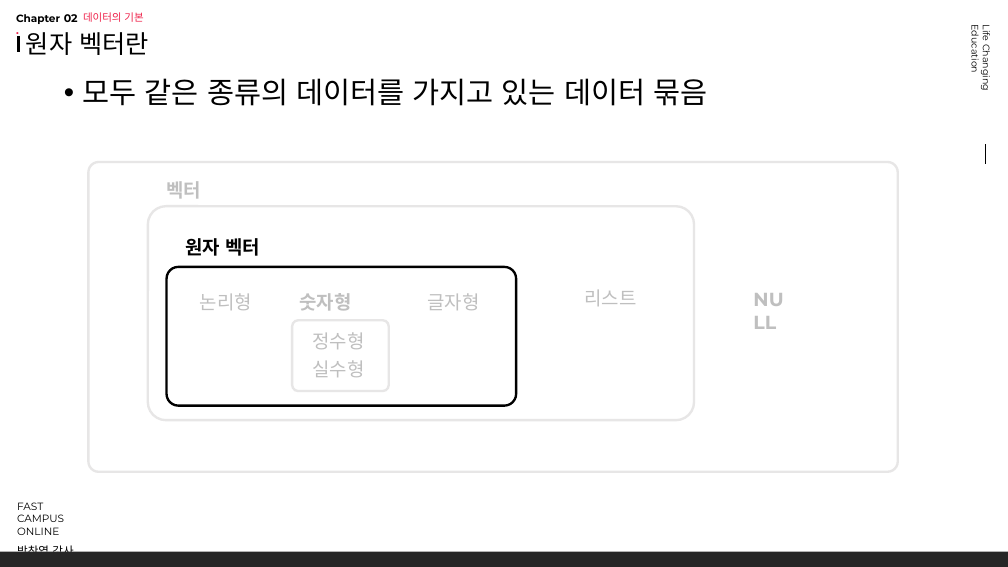
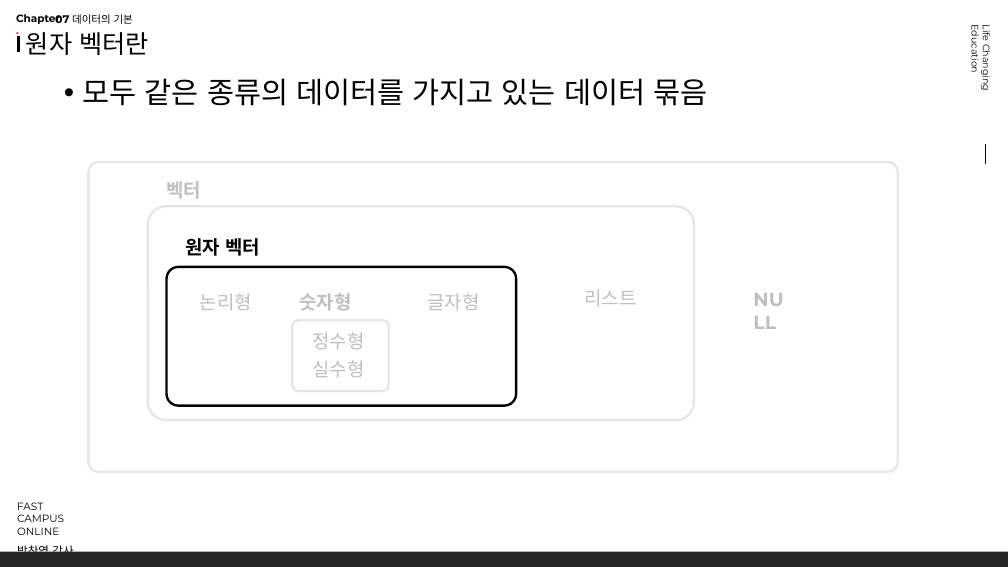
Before and after one commit to mrchypark/fcf-R-basic, a slide deck: slide 5 of slide/chapter02_01.pptx. Drawn at 1008x567 pixels with LibreOffice and Linux fonts; fonts in the diff are those of the drawing; background and template pictures are left out. Boxes give left, top, right and bottom in pixels: in the first picture for what was removed or moved away, otherwise in the second. Text is boxed around its words. In the diff, an @@ line names an element or a change of style, - is before the commit and + after.

```diff
--- a/slide/chapter02_01.pptx
+++ b/slide/chapter02_01.pptx
@@ text added at box(55, 15, 69, 23), 10.5 pt, text #000000, bold @@
+07
@@ text removed at box(64, 14, 78, 22) @@
-02
@@ text "데이터의 기본": place and size @@
-text "데이터의 기본" at box(83, 12, 143, 22)
+text "데이터의 기본" at box(72, 14, 133, 24)
@@ text "데이터의 기본" at box(72, 14, 133, 24): text colour #EF234B to #000000 @@
```
Also in this commit, not shown: 8 other slides changed, 2 other files.
